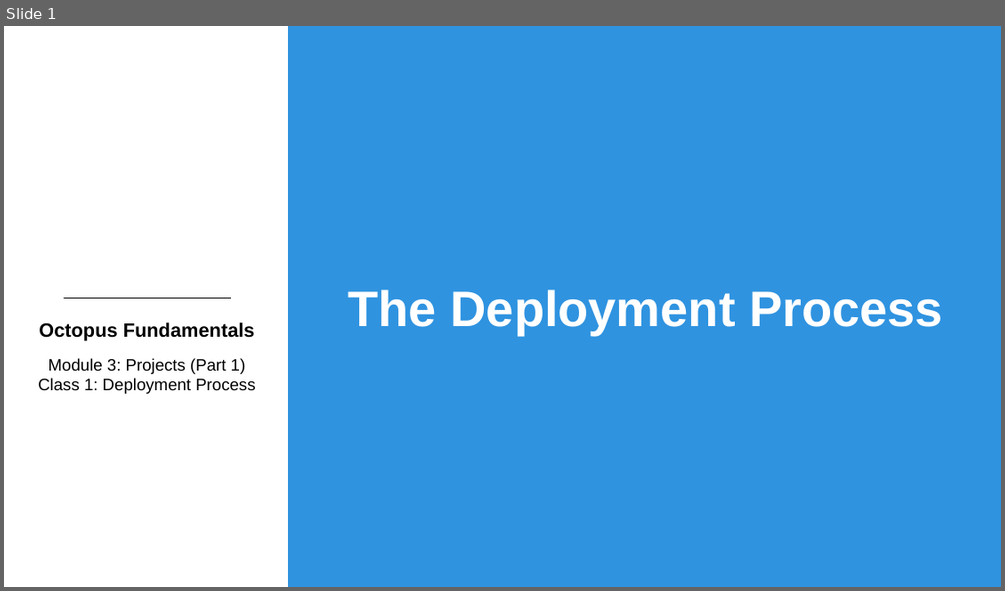
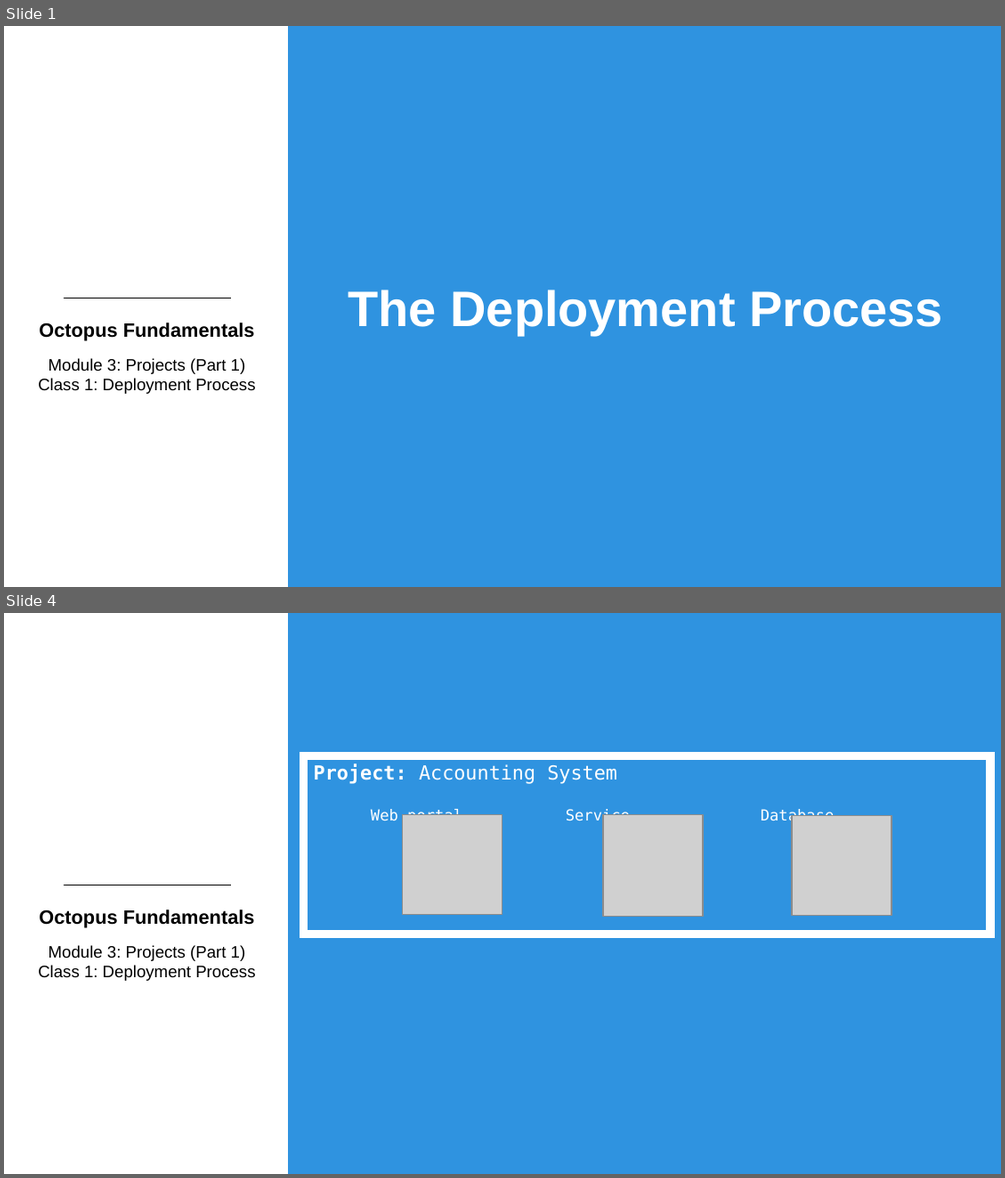
Before and after one commit to OctopusDeployCommunity/Octopus-Fundamentals-Course, a slide deck: OctopusDeployFundamentals/Module3-DeploymentProjects/Slides/Module3Class1-DeploymentProcess.pptx. Shown one above the other, each under a label of ours: slide 1 before the commit, slides 1 and 4 after it; the slides between them are not shown. The pictures are 1005x591 and 1005x1178 pixels, drawn with LibreOffice and Linux fonts; fonts in the diff are those of the drawing; grey boxes stand for pictures; background and template pictures are left out. Boxes give left, top, right and bottom in pixels: in the first picture for what was removed or moved away, otherwise in the second. Text is boxed around its words. In the diff, an @@ line names an element or a change of style, - is before the commit and + after.

```diff
--- a/OctopusDeployFundamentals/Module3-DeploymentProjects/Slides/Module3Class1-DeploymentProcess.pptx
+++ b/OctopusDeployFundamentals/Module3-DeploymentProjects/Slides/Module3Class1-DeploymentProcess.pptx
@@ slide 4 added at [4,613,1001,1174], background #FFFFFF; not listed: 3 template elements that a slide beside it also shows @@
@@ rectangle added at [304,755,991,934], outline #FFFFFF 6 pt, 14 pt, text #FFFFFF @@
+Project: Accounting System
@@ text added at [371,809,462,821], 11 pt, text #FFFFFF @@
+Web portal
@@ picture added at [402,814,502,914] @@
@@ text added at [566,809,630,825], 11 pt, text #FFFFFF @@
+Service
@@ picture added at [603,814,703,916] @@
@@ text added at [760,809,834,825], 11 pt, text #FFFFFF @@
+Database
@@ picture added at [792,815,891,915] @@
```
Also in this commit, not shown: 4 other slides added, 1 slide removed, 3 other files.
